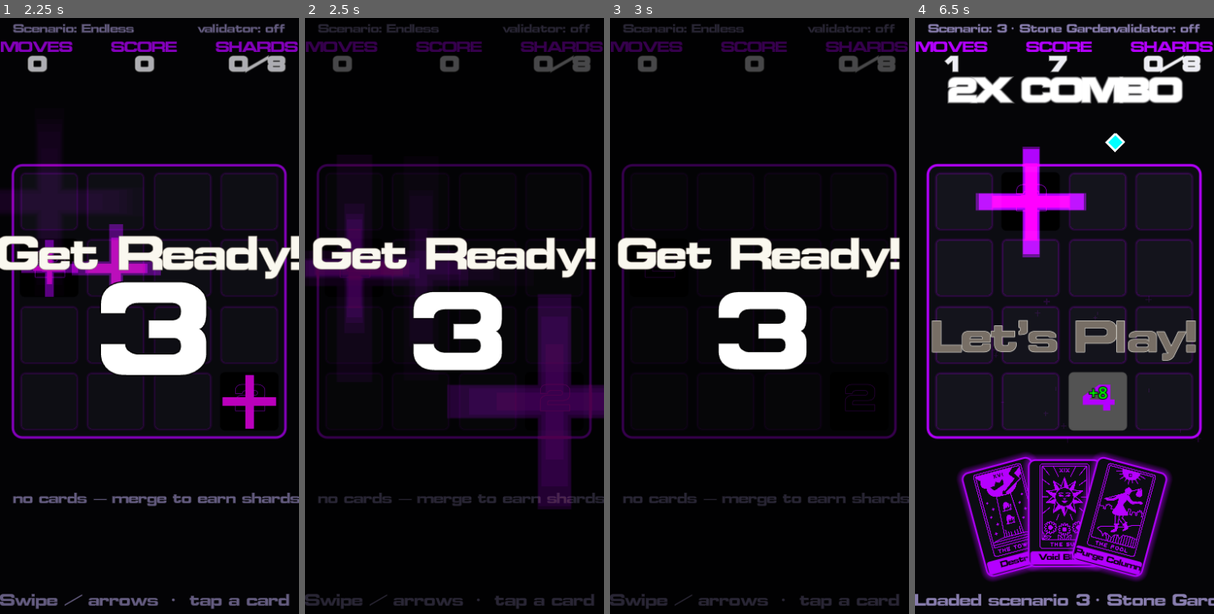
Above: before the commit, frames 1-4 (left to right).
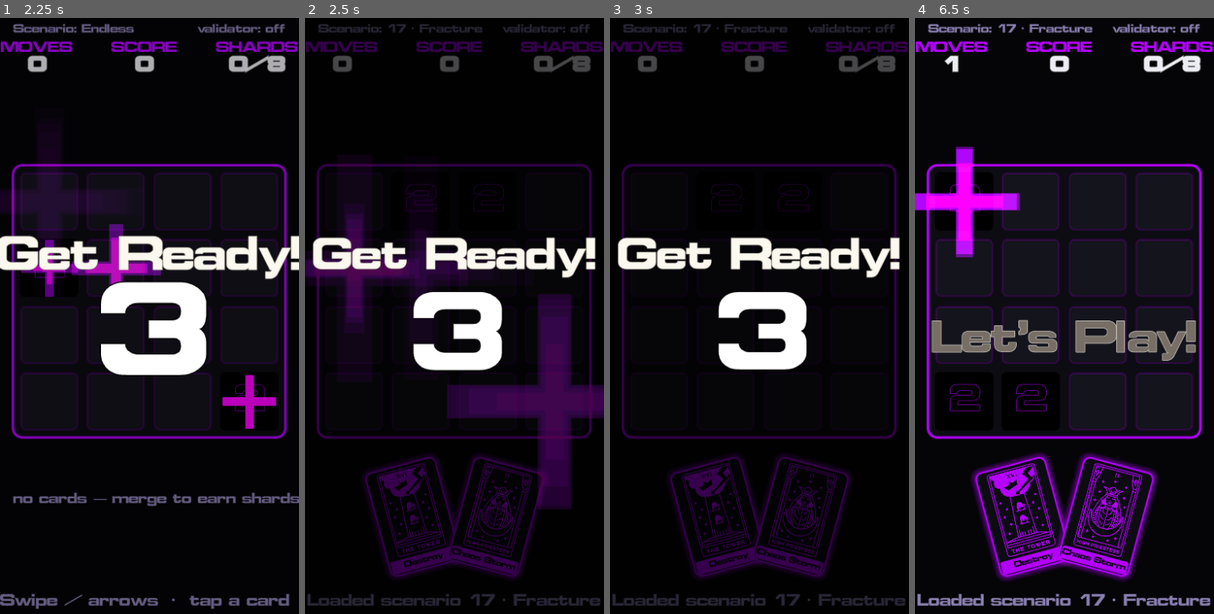
Above: after the commit, the same moments.

Repository: thegoldenmule/moveborne-godot
Game: Godot game, scene res://scenes/main.tscn
The game is run twice, just before and just after one commit, with the same random seed, the same clock (stepped at 60 frames per second) and the same inputs.
Inputs (mouse positions are in pixels of both pictures, inside the frame that each line leads up to):
- Up to frame 1 (2.25 s): tap A at 0.5, 1.25, 2 s; drag from (149, 304) to (179, 196) at 0.52 s; drag from (89, 375) to (134, 470) at 1.27 s; move the mouse to (179, 196) at 2.02 s; hold Right from 2.03 s (still down); tap R at 2.1 s; click (179, 196) at 2.17 s
- Up to frame 2 (2.5 s): keep holding Right; tap G at 2.3 s
- Up to frame 3 (3 s): release Right at 2.75 s; tap A at 2.75 s; drag from (744, 470) to (669, 244) at 2.77 s
- Up to frame 4 (6.5 s): tap A at 3.5 s; move the mouse to (1154, 435) at 3.52 s; hold Left 3.53-4.25 s; tap 1 at 3.6 s; click (1154, 435) at 3.67 s; tap G at 3.8, 5.3 s; drag from (974, 244) to (1019, 178) at 4.27 s; move the mouse to (1079, 339) at 5.02 s; hold Down 5.03-5.75 s; tap 3 at 5.1 s; click (1079, 339) at 5.17 s; drag from (1019, 178) to (1004, 375) at 5.77 s

Frame 1 is identical in both runs. In frame 2, 5.5% of the frame differs, in the area x 0-100%, y 1-100%; in frame 3, 5.6%; in frame 4, 24%, in the area x 0-100%, y 0-99%.

Commit message:
VFX: full-screen glitch presentation (P10b) — completes the glitch, engine to pixels
- scenes/glitch.gdshader: canvas_item glitch (pixi-filters GlitchFilter) — slice the
  screen into horizontal bands, offset each by a seeded random + chromatic (RGB)
  split. Reads the back-buffer (hint_screen_texture). `seed` is driven live by the
  engine's globalEffects[0].filterConfig (move-quantized, deterministic); TIME adds a
  continuous flicker on top (presentation-only). Works under GL Compatibility.
- scenes/glitch.gd: CanvasLayer overlay (BackBufferCopy + ColorRect) with apply(fc) /
  clear(); hidden when no glitch effect is active.
- main.gd: _update_glitch drives the overlay from MbMatch.state.globalEffects (MED/HIGH
  gated); G loads the "Fracture" scenario (COMBO_BREAK >=3 spawns the glitch).

Verified live: build combo >=3 in Fracture, break it -> the screen glitches for 10
moves, reseeding/ramping each move. Pairs with the golden-verified engine tick (P10a,
1af935e) and the eventTriggerStates init fix (144cd54).

Co-Authored-By: Claude Opus 4.8 (1M context) <noreply@anthropic.com>

Diff:
--- /dev/null
+++ b/llm-workflow/scenes/glitch.gd
@@ -0,0 +1,47 @@
+extends CanvasLayer
+
+## Full-screen glitch overlay. A BackBufferCopy captures the rendered game into the
+## back-buffer; the ColorRect re-samples it through glitch.gdshader (sliced offsets
+## + chromatic aberration). Driven by the live globalEffects[0].filterConfig — hidden
+## when no glitch effect is active. See VFX_MAPPING.md §5.5.
+
+const GlitchShader := preload("res://scenes/glitch.gdshader")
+
+var _rect: ColorRect
+var _mat: ShaderMaterial
+
+
+func _ready() -> void:
+	layer = 100
+	var vp := get_viewport().get_visible_rect().size
+
+	var bbc := BackBufferCopy.new()
+	bbc.copy_mode = BackBufferCopy.COPY_MODE_VIEWPORT
+	add_child(bbc)
+
+	_mat = ShaderMaterial.new()
+	_mat.shader = GlitchShader
+	_rect = ColorRect.new()
+	_rect.position = Vector2.ZERO
+	_rect.size = vp
+	_rect.mouse_filter = Control.MOUSE_FILTER_IGNORE
+	_rect.material = _mat
+	add_child(_rect)
+
+	visible = false
+
+
+## Show the glitch driven by a filterConfig dict (slices / offset / direction / seed).
+func apply(fc: Dictionary) -> void:
+	var vp := get_viewport().get_visible_rect().size
+	_rect.size = vp
+	_mat.set_shader_parameter("screen_size", vp)
+	_mat.set_shader_parameter("slices", float(fc.get("slices", 10)))
+	_mat.set_shader_parameter("offset_px", float(fc.get("offset", 15)))
+	_mat.set_shader_parameter("direction_deg", float(fc.get("direction", 0)))
+	_mat.set_shader_parameter("seed", float(fc.get("seed", 0)))
+	visible = true
+
+
+func clear() -> void:
+	visible = false
--- /dev/null
+++ b/llm-workflow/scenes/glitch.gdshader
@@ -0,0 +1,39 @@
+shader_type canvas_item;
+
+// Full-screen glitch (pixi-filters GlitchFilter): slice the screen into horizontal
+// bands and offset each by a seeded random amount, with a chromatic (RGB) split.
+// Reads the back-buffer (a BackBufferCopy populates it). `seed` is driven live by
+// globalEffects[0].filterConfig (move-quantized, deterministic); TIME adds a
+// continuous flicker on top (presentation-only — does not affect engine state).
+
+uniform sampler2D screen : hint_screen_texture, filter_linear;
+uniform float slices = 10.0;
+uniform float offset_px = 15.0;
+uniform float direction_deg = 0.0;
+uniform float seed = 0.0;
+uniform vec2 screen_size = vec2(360.0, 780.0);
+uniform float flicker = 14.0;   // glitch re-randomizes this many times per second
+
+float hash(float n) {
+	return fract(sin(n) * 43758.5453);
+}
+
+void fragment() {
+	vec2 uv = SCREEN_UV;
+	float ang = radians(direction_deg);
+	vec2 dir = vec2(cos(ang), sin(ang));
+	float band = floor(uv.y * slices);
+	// Per-tick base: the engine seed shifts it per move, TIME flickers it per ~1/flicker s.
+	float base = seed * 0.001 + floor(TIME * flicker) * 7.13;
+	float r = hash(band * 12.9898 + base);
+	float active = step(0.35, hash(band * 3.71 + base * 1.7));   // ~65% of bands shift each tick
+	float shift = (r * 2.0 - 1.0) * (offset_px / screen_size.x) * active;
+	vec2 disp = dir * shift;
+	float ca = offset_px * 0.5 / screen_size.x * active;         // chromatic split on shifted bands
+	vec4 col;
+	col.r = texture(screen, uv + disp + vec2(ca, 0.0)).r;
+	col.g = texture(screen, uv + disp).g;
+	col.b = texture(screen, uv + disp - vec2(ca, 0.0)).b;
+	col.a = 1.0;
+	COLOR = col;
+}
--- a/llm-workflow/scenes/main.gd
+++ b/llm-workflow/scenes/main.gd
@@ -10,6 +10,7 @@
 const Style := preload("res://scenes/style.gd")
 const CountdownS := preload("res://scenes/countdown.gd")
 const DooberS := preload("res://scenes/doober.gd")
+const GlitchS := preload("res://scenes/glitch.gd")
 const GlowShader := preload("res://scenes/glow_text.gdshader")
 
 const VALIDATOR_URL := "http://localhost:5055"
@@ -49,6 +50,7 @@
 var _totem_box: HBoxContainer
 var _fx_layer: CanvasLayer       # screen-space, shake-immune floating text
 var _countdown                   # active CountdownS overlay, if any
+var _glitch                      # full-screen glitch overlay (GlitchS)
 var _fan_center: Vector2         # hand-box-local origin for the card fan
 
 var _sel_index := -1
@@ -159,6 +161,10 @@
 	_fx_layer.layer = 5
 	add_child(_fx_layer)
 
+	# Full-screen glitch overlay (driven by globalEffects during the Fracture scenario).
+	_glitch = GlitchS.new()
+	add_child(_glitch)
+
 	_toast = Label.new()
 	_toast.set_anchors_preset(Control.PRESET_TOP_WIDE)
 	_toast.offset_top = hand_top + hand_h + 12.0
@@ -187,6 +193,26 @@
 	_rebuild_hand()
 	_rebuild_totems()
 	_update_hud()
+	_update_glitch()
+
+
+## Show the full-screen glitch when a glitch global effect is active (MED/HIGH).
+func _update_glitch() -> void:
+	var fc = _active_glitch_config()
+	if fc != null and Quality.glow_enabled():
+		_glitch.apply(fc)
+	else:
+		_glitch.clear()
+
+
+func _active_glitch_config():
+	var ge = _match.state.get("globalEffects", null)
+	if ge == null or (ge as Array).is_empty():
+		return null
+	for e in ge:
+		if str((e as Dictionary).get("type", "")) == "glitch":
+			return (e as Dictionary).get("filterConfig", null)
+	return null
 
 
 func _on_swiped(direction: String) -> void:
@@ -603,6 +629,7 @@
 			KEY_V: _connect_validator()
 			KEY_Q: _cycle_quality()
 			KEY_B: _load_scenario(101)  # test scenario: starts with a black-hole tile
+			KEY_G: _load_scenario(17)   # "Fracture": COMBO_BREAK >=3 spawns the screen glitch
 
 
 func _cycle_quality() -> void:
Not shown, added: llm-workflow/scenes/glitch.gd.uid
Not shown, added: llm-workflow/scenes/glitch.gdshader.uid
